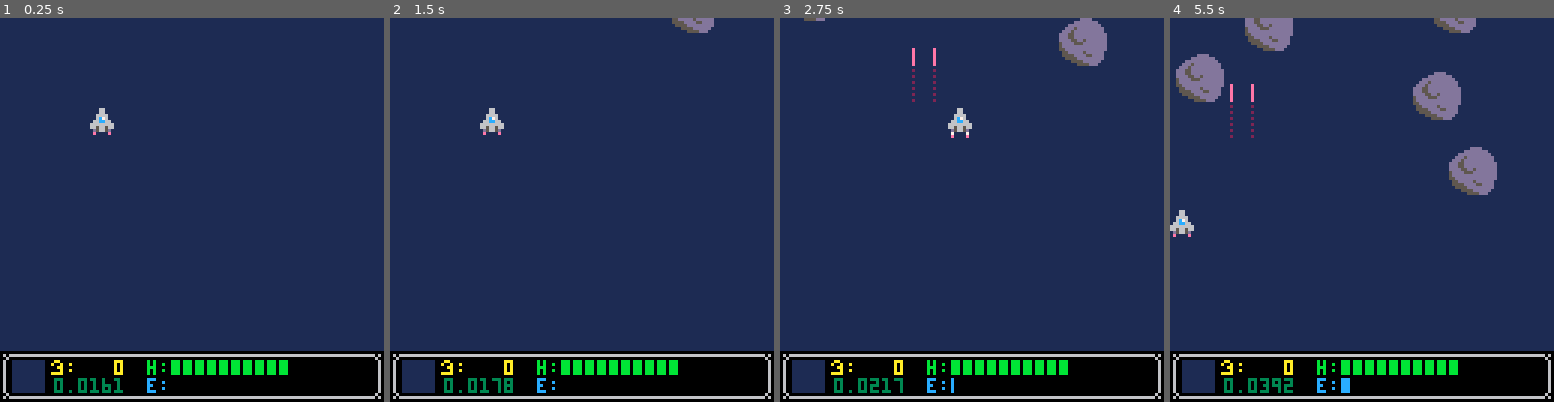
Above: before the commit, frames 1-4 (left to right).
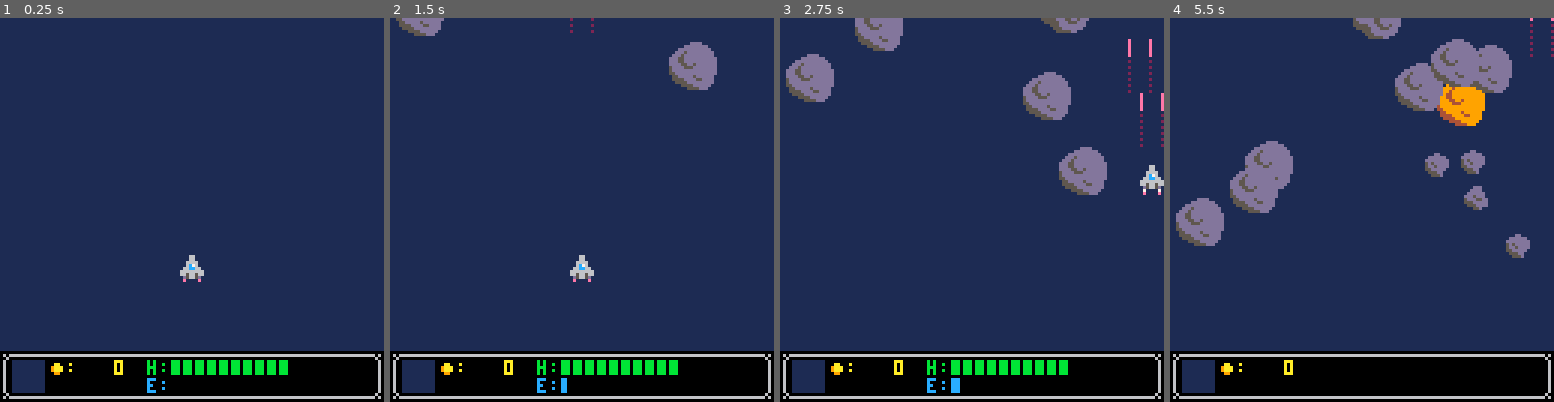
Above: after the commit, the same moments.

Repository: sgilhuly/SHUUT
Game: PICO-8 cartridge shuut.p8
Same seed, same stepped clock (60 frames per second), same inputs: the game is played once before the commit and once after it.
Inputs:
- Up to frame 1 (0.25 s): no input
- Up to frame 2 (1.5 s): tap X (X key) at 0.33, 1.07 s; tap O (Z key) at 0.7 s
- Up to frame 3 (2.75 s): hold Right 1.6-2.1 s; tap O (Z key) at 1.7, 2.1, 2.5 s; tap X (X key) at 1.85 s; hold Up 2.15-2.42 s; hold Right from 2.47 s (still down)
- Up to frame 4 (5.5 s): tap O (Z key) every 0.4 s from 2.9 to 5.3 s; tap X (X key) at 2.97, 4.08, 5.2 s; release Right at 3.03 s; hold Left 3.08-3.58 s; hold Down 3.63-3.97 s; hold Right 4.02-4.68 s; hold Up 4.73-5.03 s; hold Left from 5.08 s (still down)

The runs differ from the first frame. In frame 1, 0.9% of the frame differs, in the area x 13-54%, y 23-98%; in frame 2, 3.1%; in frame 3, 7.5%; in frame 4, 14%, in the area x 0-100%, y 0-98%.

Commit message:
Add fragments to breaking rocks

Diff:
--- a/shuut.p8
+++ b/shuut.p8
@@ -1,9 +1,10 @@
 pico-8 cartridge // http://www.pico-8.com
 version 29
 __lua__
--- asdf
-
-is_debug=true
+-- shuut
+-- by sean gilhuly
+
+is_debug=false
 
 ymax=128-17
 max_cooldown=10
@@ -14,7 +15,7 @@
 function _init()
  object={}
  -- player singleton
- p=make_object(1,30,30)
+ p=make_object(1,60,ymax-32)
 end
 
 function _update()
@@ -90,23 +91,24 @@
  rectfill(4,114,14,124,1)
 
  -- hud contents
- spr(5,17,114)
+ spr(8,15,113)
  print(":",22,114,10)
  local s=tostr(p.gold)
  print(s,42-4*#s,114,10)
- print(tostr(stat(1)),18,120,3)
- -- print(tostr(gold_rock),18,120,3)
- print("h:",49,114,11)
- print("e:",49,120,12)
-
- -- meters
- -- block fill pattern
- fillp(0x8888)
- rectfill(56,114,56+p.hp*4,118,11)
- color(12)
- if (p.charge>=10) color(7)
- rectfill(56,120,55+clamp(p.charge,.25,10)*4,124)
- fillp()
+ -- print(tostr(stat(1)),18,120,3)
+ if (p.hp>0) then
+  print("h:",49,114,11)
+  print("e:",49,120,12)
+
+  -- meters
+  -- block fill pattern
+  fillp(0x8888)
+  rectfill(56,114,56+p.hp*4,118,11)
+  color(12)
+  if (p.charge>=10) color(7)
+  rectfill(56,120,55+clamp(p.charge,.25,10)*4,124)
+  fillp()
+ end
 end
 
 function check_collisions()
@@ -152,7 +154,7 @@
 function draw_player(a)
  -- draw engine lights
  local yo=7
- if (time()%0.4<0.2) yo=8
+ if (time()%.4<.2) yo=8
  spr(17,a.x,a.y+yo)
 
  draw_object(a)
@@ -165,9 +167,9 @@
  if (a.y<-6) del(object,a)
 end
 
-function move_rock(a)
+function move_bounded(a)
  move_object(a)
- if (a.y>ymax) then
+ if (a.y>ymax or a.x>128 or a.x<-16) then
   del(object,a)
  end
 end
@@ -177,12 +179,19 @@
 end
 
 function kill_rock(a)
- -- p.gold+=1
-end
-
-function kill_gold_rock(a)
- -- spawn a coin
- make_object(8,a.x+4,a.y+4,a.dx,a.dy)
+ -- spawn some coins
+ if (a.is_gold) then
+  make_object(8,a.x,a.y+2,a.dx,a.dy)
+  make_object(8,a.x+8,a.y+6,a.dx,a.dy)
+ end
+ make_small_rock(a,-1,-1)
+ make_small_rock(a,-1,1)
+ make_small_rock(a,1,-1)
+ make_small_rock(a,1,1)
+end
+
+function kill_small_rock(a)
+ if (a.is_gold) make_object(8,a.x,a.y,a.dx,a.dy)
 end
 
 function kill_coin(a)
@@ -257,17 +266,33 @@
  local x=rnd(128-16)
  local y=-20
  local dy=rnd(.5)+.5
- local f=12
+
+ local a=make_object(64,x,y,0,dy)
+ -- alternate graphics
+ if (rnd()<.5) a.f+=32
  -- chance for gold rock every 5-10 rocks
  gold_rock+=rnd(.1)+.1
  if (gold_rock>=1) then
   gold_rock=0
-  f+=2
- end
-
- local a=make_object(f,x,y,0,dy)
- -- alternate graphics
- if (rnd()<0.5) a.f+=32
+  a.is_gold=true
+  a.f+=2
+ end
+end
+
+-- cx and cy are -1 or +1
+-- representing the four corners of a rock
+function make_small_rock(a,cx,cy)
+ local x=a.x+4+4*cx
+ local y=a.y+4+4*cy
+ local dx=(rnd(.25)+.25)*cx
+ local dy=a.dy+(rnd(.25)+.25)*cy
+
+ local b=make_object(68,x,y,dx,dy)
+ if (rnd()<.5) b.f+=16
+ if a.is_gold then
+  b.is_gold=true
+  b.f+=1
+ end
 end
 
 -->8
@@ -316,10 +341,11 @@
   dmg=0,
   c_flag=0x4,
   c_hits=0x1,
+  move=move_bounded,
   kill=kill_coin,
  },
  -- rock
- [12]={
+ [64]={
   fs=2,
   xo=8,
   yo=8,
@@ -327,20 +353,17 @@
   hp=4,
   c_flag=0x2,
   c_hits=0x1,
-  move=move_rock,
+  move=move_bounded,
   kill=kill_rock,
  },
- -- gold rock
- [14]={
-  fs=2,
-  xo=8,
-  yo=8,
-  r=8,
-  hp=4,
+ -- small rock
+ [68]={
+  r=4,
+  hp=1,
   c_flag=0x2,
   c_hits=0x1,
-  move=move_rock,
-  kill=kill_gold_rock,
+  move=move_bounded,
+  kill=kill_small_rock,
  },
 }
 
Not shown, changed: 193 lines of the sprite sheet (__gfx__) section of shuut.p8
Not shown, changed: the thumbnail (__label__) section of shuut.p8
